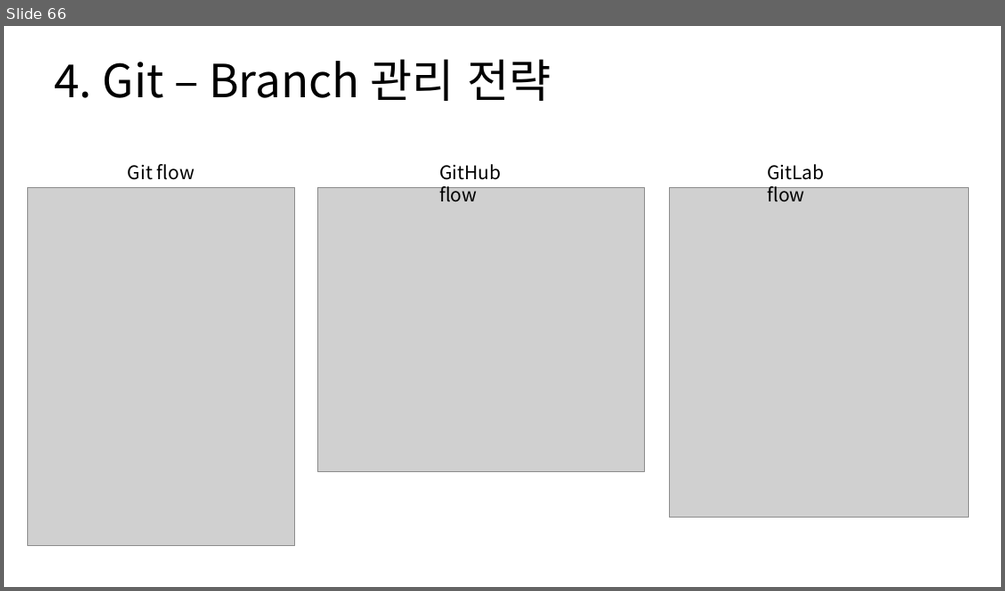
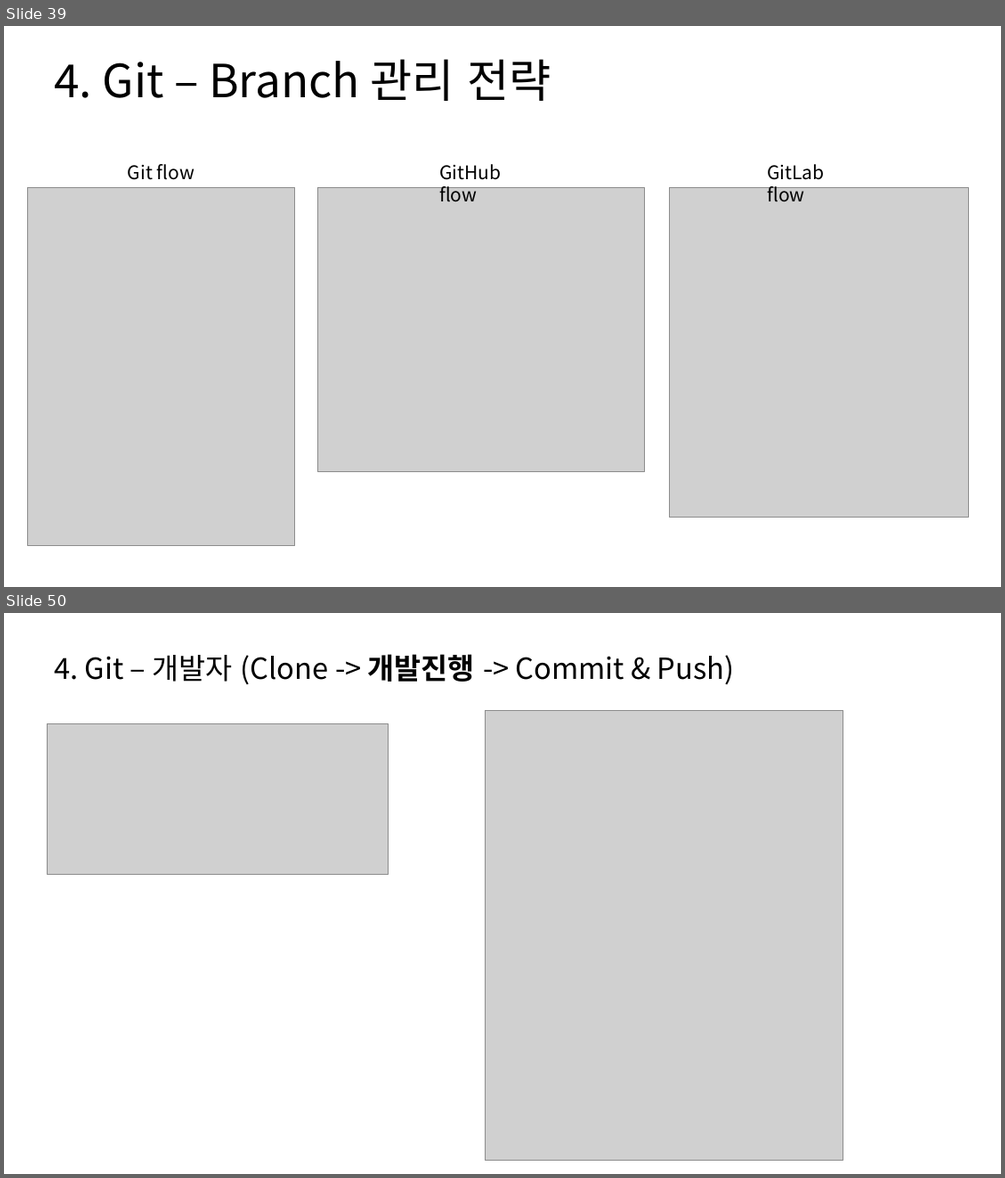
Before and after one commit to SungIn-Shin/git_powerpoint, a slide deck: git_from_the_hell.pptx. Shown one above the other, each under a label of ours: slide 66 before the commit, slides 39 and 50 after it; the slides between them are not shown. The pictures are 1005x591 and 1005x1178 pixels, drawn with LibreOffice and Linux fonts; fonts in the diff are those of the drawing; grey boxes stand for pictures. Boxes give left, top, right and bottom in pixels: in the first picture for what was removed or moved away, otherwise in the second. Text is boxed around its words. In the diff, an @@ line names an element or a change of style, - is before the commit and + after.

```diff
--- a/git_from_the_hell.pptx
+++ b/git_from_the_hell.pptx
@@ slide 50 added at bbox=[4, 613, 1001, 1174], background #FFFFFF @@
@@ title added at bbox=[54, 654, 735, 684], 28 pt, text #000000 @@
+4. Git – 개발자 (Clone -> 개발진행 -> Commit & Push)
@@ picture added at bbox=[485, 710, 843, 1160] @@
@@ picture added at bbox=[47, 723, 388, 874] @@
@@ what was slide 66 is now slide 39 @@
```
Also in this commit, not shown: 1 slide changed, 26 other slides added.
